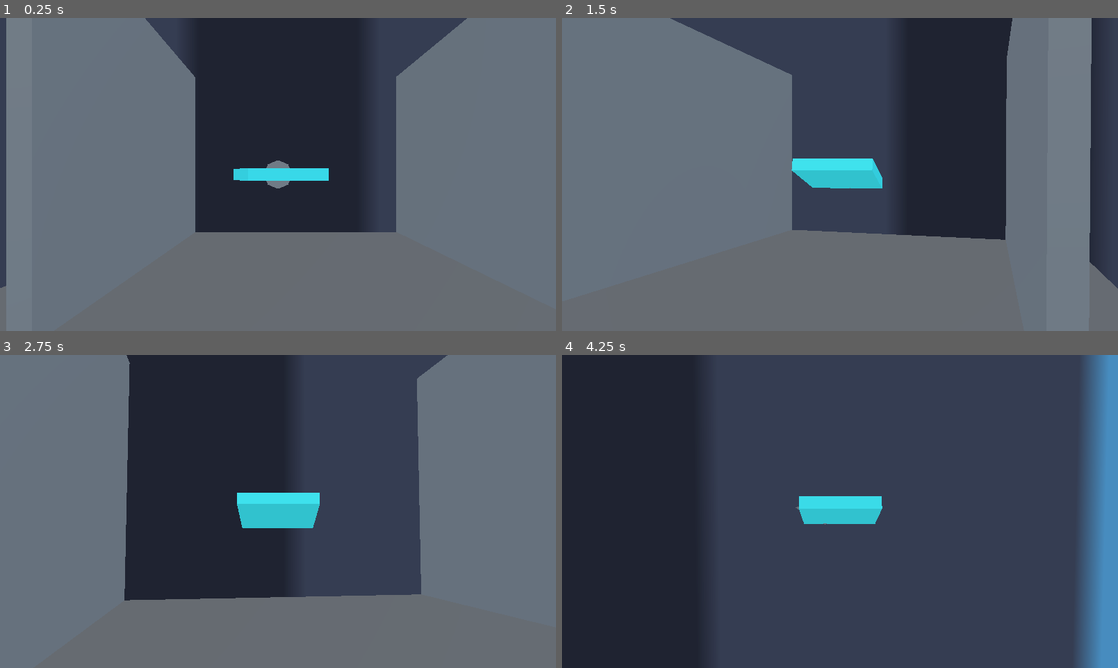
Above: before the commit, frames 1-4 (two rows, left to right).
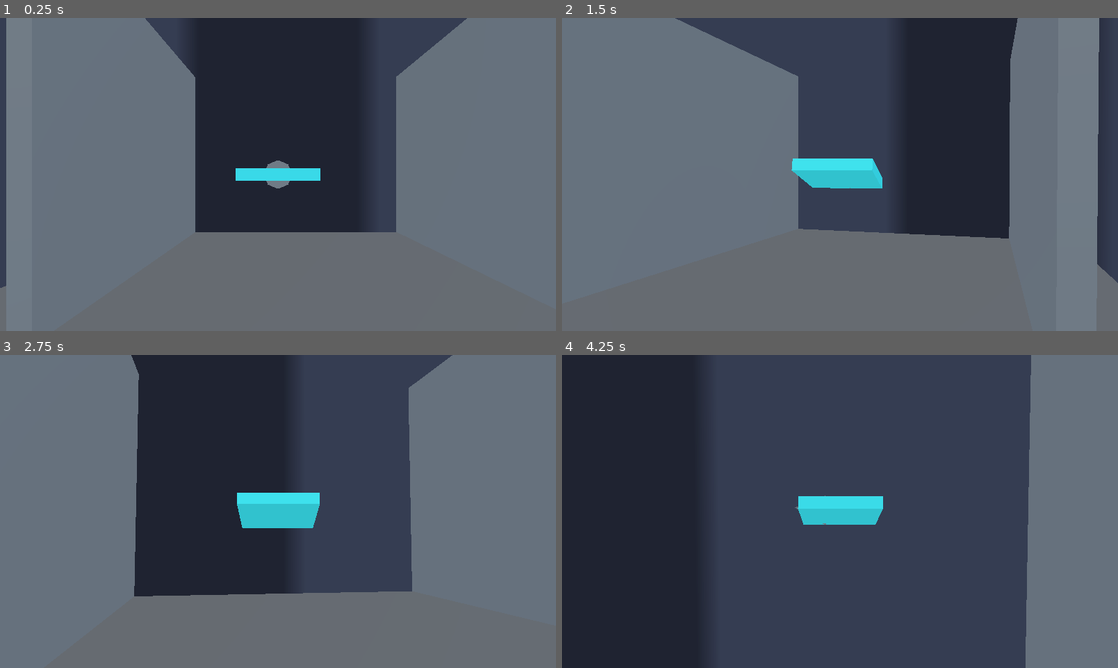
Above: after the commit, the same moments.

Repository: Apmds/operation-spin
Game: Godot game, scene res://src/test_scene.tscn
Two runs of this game, one before a commit and one after it. Both use one fixed random seed, a clock stepped at 60 frames per second and the inputs below. The engine's default icon, where the game draws it, is replaced by a stand-in: a white triangle on a blue panel in a dark square.
Inputs (mouse positions are in pixels of both pictures, inside the frame that each line leads up to):
- Up to frame 1 (0.25 s): no input
- Up to frame 2 (1.5 s): tap Enter (ui_accept) at 0.5, 0.77 s; move the mouse to (867, 174) at 0.52 s; hold Up (ui_up) from 0.53 s (still down); click (867, 174) at 0.67 s; move the mouse to (812, 174) at 1.27 s
- Up to frame 3 (2.75 s): keep holding Up (ui_up); tap Enter (ui_accept) at 1.52 s; move the mouse to (289, 505) at 2.02 s
- Up to frame 4 (4.25 s): keep holding Up (ui_up); move the mouse to (834, 517) at 2.77 s; click (834, 517) at 2.92 s; tap Enter (ui_accept) at 3.02, 3.77 s; move the mouse to (878, 514) at 3.52 s

The runs differ from the first frame. In frame 1, less than 0.1% of the frame differs, in the area x 42-60%, y 48-52%; in frame 2, 2.4%; in frame 3, 3.0%; in frame 4, 16%, in the area x 41-100%, y 0-100%.

Commit message:
fix drone rotation

Diff:
--- a/project.godot
+++ b/project.godot
@@ -20,6 +20,10 @@
 window/size/viewport_width=1280
 window/size/viewport_height=720
 
+[filesystem]
+
+import/blender/enabled=false
+
 [physics]
 
 3d/physics_engine="Jolt Physics"
--- a/src/drone/drone.gd
+++ b/src/drone/drone.gd
@@ -5,13 +5,11 @@
 
 var wind_force = 1.01
 
-var tilt_basis: Basis
-
-var body_direction: Vector3 = Vector3.UP:
+var body_direction: Basis:
 	get: return body_direction
 	set(value):
 		body_direction = value
-		mesh.rotation = body_direction
+		mesh.rotation = body_direction.get_euler()
 
 var max_tilt: float = deg_to_rad(15)
 
@@ -29,19 +27,12 @@
 		reverse_fans()
 
 func _physics_process(delta: float) -> void:
-
-	#print("v1")
-	#print(velocity)
-
 	# Add wind force
 	if fans_on:
-		var wind_vector = tilt_basis.y
+		var wind_vector = body_direction.y
 		wind_vector = Vector3(wind_vector.x, 0, wind_vector.z)
 
 		velocity += wind_vector * 5 * delta
-
-	#print("v2")
-	#print(velocity)
 
 	# Get the input direction and handle the movement/deceleration.
 	# As good practice, you should replace UI actions with custom gameplay actions.
@@ -50,6 +41,8 @@
 
 	var pitch = input_dir.y * max_tilt
 	var roll = -input_dir.x * max_tilt
+
+	var tilt_basis: Basis
 
 	if (camera):
 		direction = direction.rotated(Vector3.UP, camera.get_camera_object().global_rotation.y)
@@ -61,6 +54,6 @@
 
 	tilt_basis = tilt_basis.rotated(tilt_basis.x, pitch)
 	tilt_basis = tilt_basis.rotated(tilt_basis.z, roll)
-	body_direction = body_direction.lerp(tilt_basis.get_euler(), delta * 5)
+	body_direction = body_direction.slerp(tilt_basis, delta * 5)
 
 	move_and_slide()
